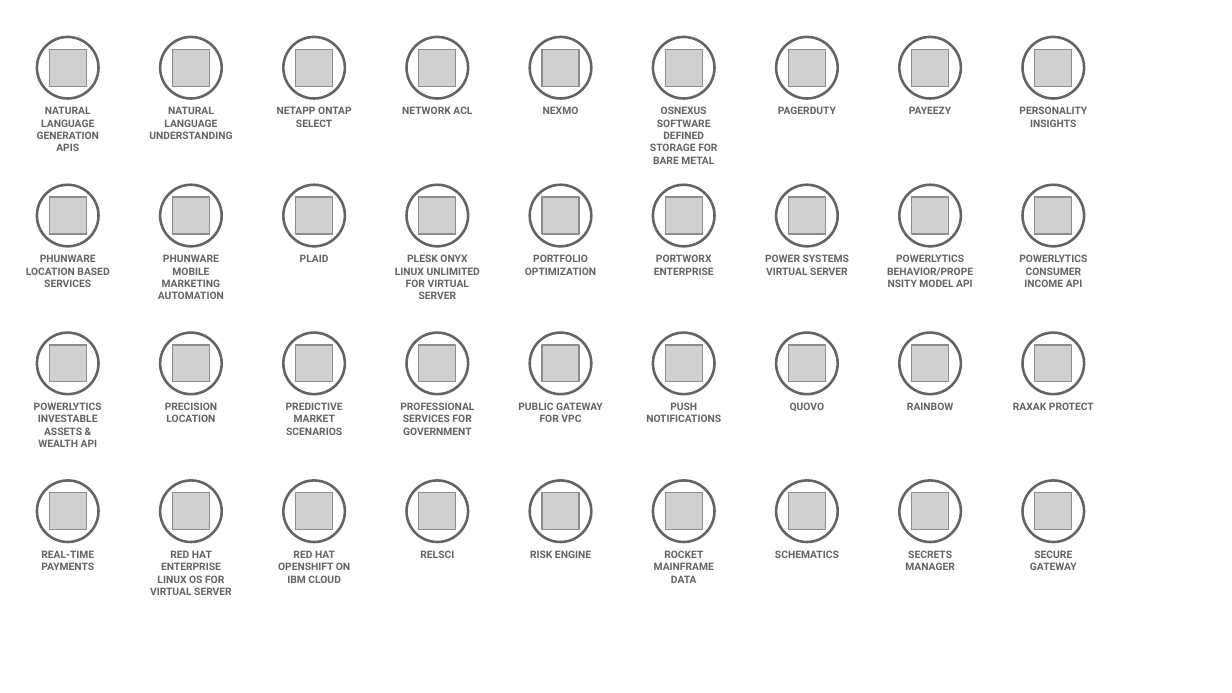
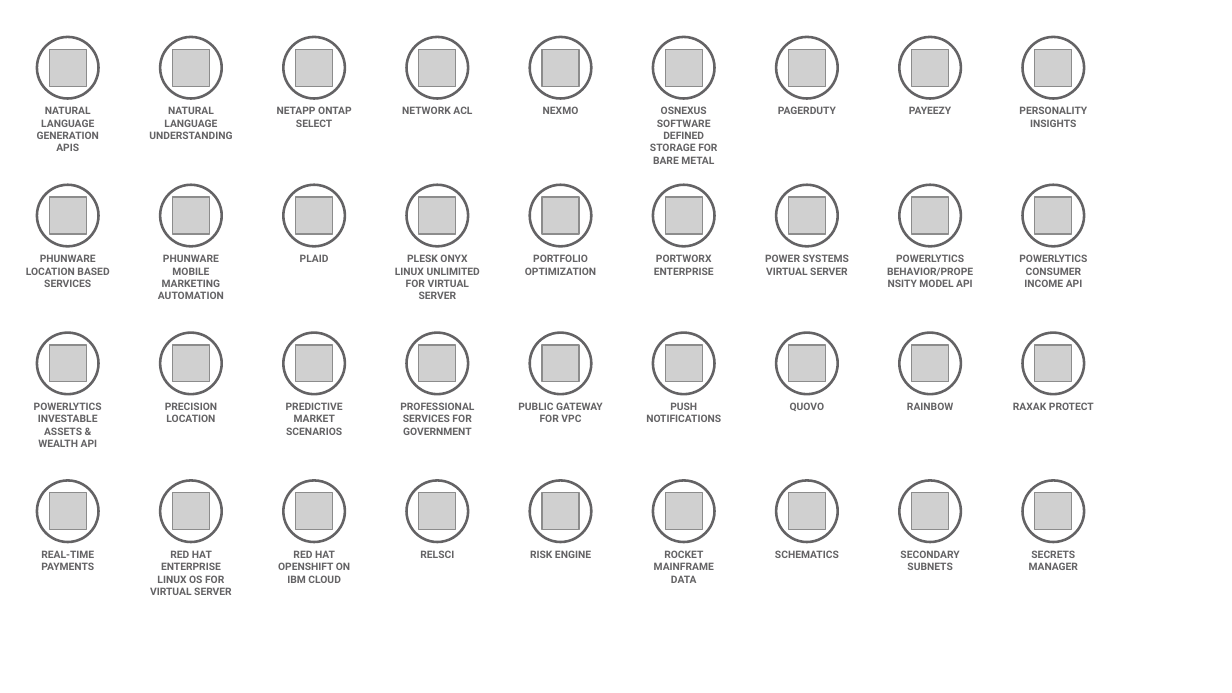
Before and after one commit to l2fprod/myarchitecture, a slide deck: slide 7 of mycatalog-architecture-diagram-template.pptx. Drawn at 1232x693 pixels with LibreOffice and Linux fonts; fonts in the diff are those of the drawing; grey boxes stand for pictures. Boxes give left, top, right and bottom in pixels: in the first picture for what was removed or moved away, otherwise in the second. Text is boxed around its words. In the diff, an @@ line names an element or a change of style, - is before the commit and + after.

```diff
--- a/mycatalog-architecture-diagram-template.pptx
+++ b/mycatalog-architecture-diagram-template.pptx
@@ text added at box(900, 550, 959, 570), 6 pt, text #646365, bold @@
+SECONDARY SUBNETS
@@ text "SECRETS MANAGER": place and size @@
-text "SECRETS MANAGER" at box(905, 550, 954, 570)
+text "SECRETS MANAGER" at box(1029, 550, 1078, 570)
@@ text removed at box(1030, 550, 1077, 570) @@
-SECURE GATEWAY
```
Also in this commit, not shown: 1 other slide changed, 1 other file.
